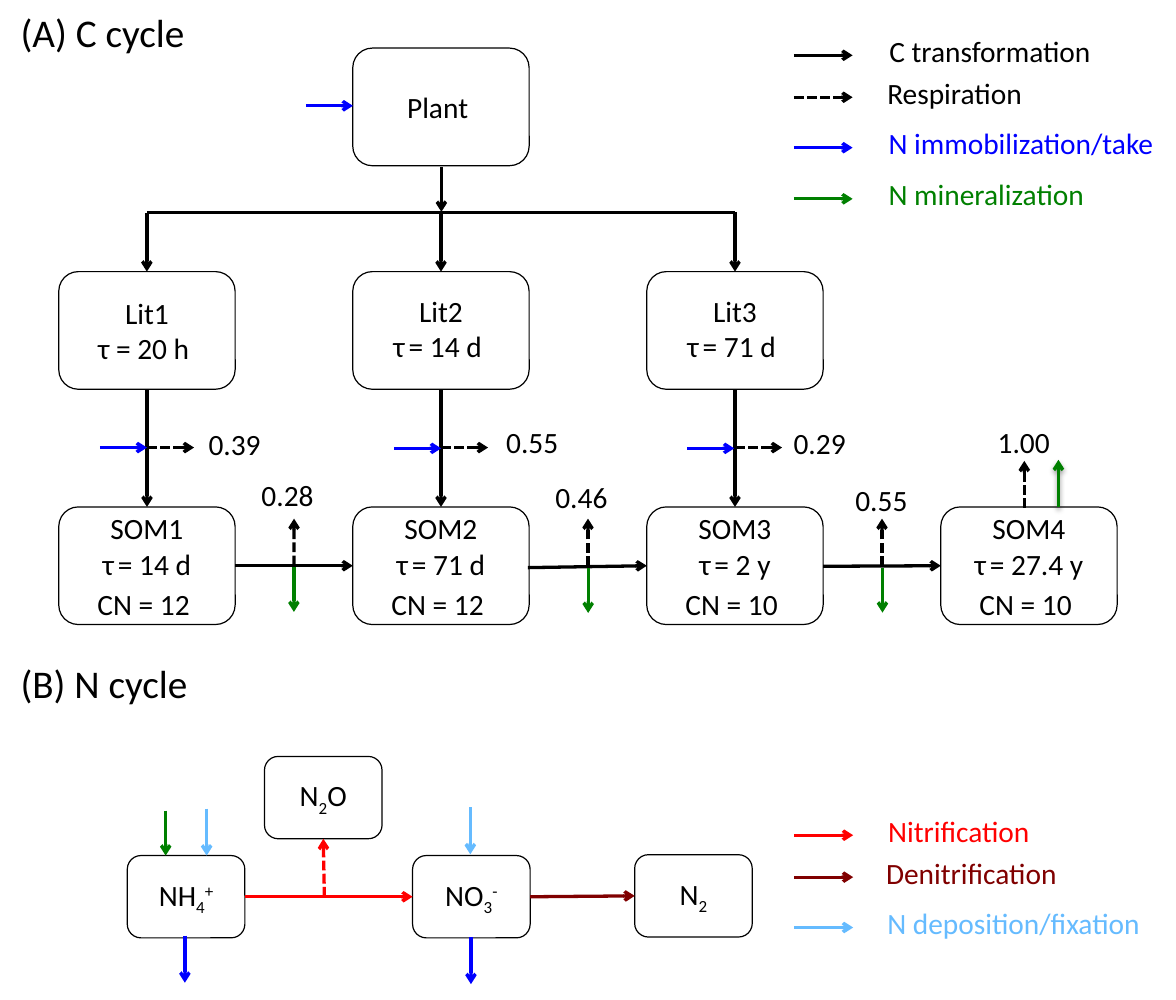
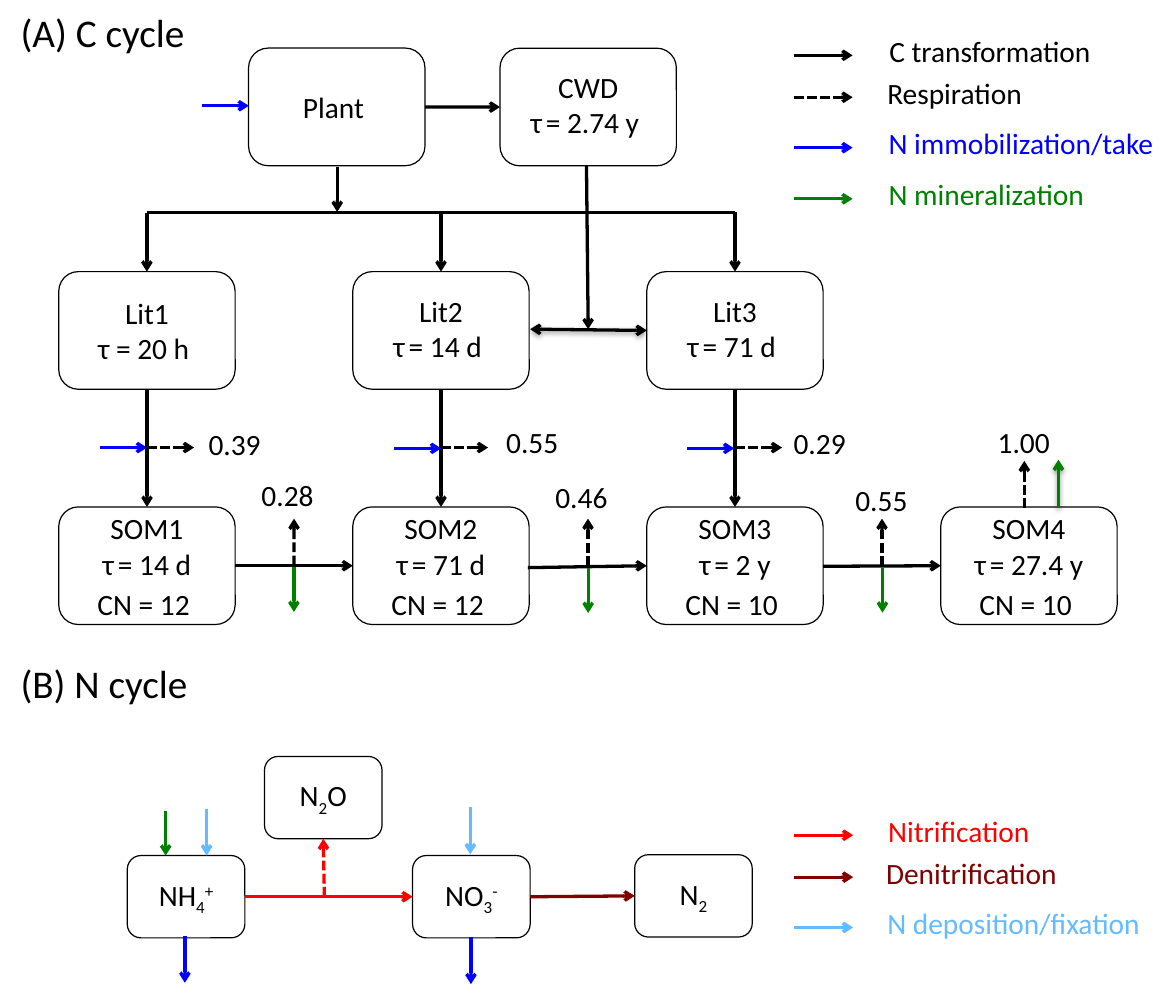
Before and after one commit to t6g/GMD2016, a slide deck: slide 1 of figs/fig01/fig01conceptualmodel.pptx. Drawn at 1176x1000 pixels with LibreOffice and Linux fonts; fonts in the diff are those of the drawing. Boxes give left, top, right and bottom in pixels: in the first picture for what was removed or moved away, otherwise in the second. Text is boxed around its words. In the diff, an @@ line names an element or a change of style, - is before the commit and + after.

```diff
--- a/figs/fig01/fig01conceptualmodel.pptx
+++ b/figs/fig01/fig01conceptualmodel.pptx
@@ rounded rectangle added at (500,48,676,166), outline #000000 0.75 pt, 18 pt, text #000000 @@
+CWD
+τ = 2.74 y
@@ 2 arrows, 1 rounded rectangle: place and size @@
-2 arrows, 1 rounded rectangle at (306,48,529,212)
+2 arrows, 1 rounded rectangle at (202,48,425,212)
@@ arrow added from (425, 107) to (500, 107), #000000 2 pt @@
@@ arrow added from (587, 165) to (588, 329), #000000 2 pt @@
@@ double arrow added from (530, 329) to (647, 330), #000000 2 pt @@
```
Also in this commit, not shown: 35 other files.
